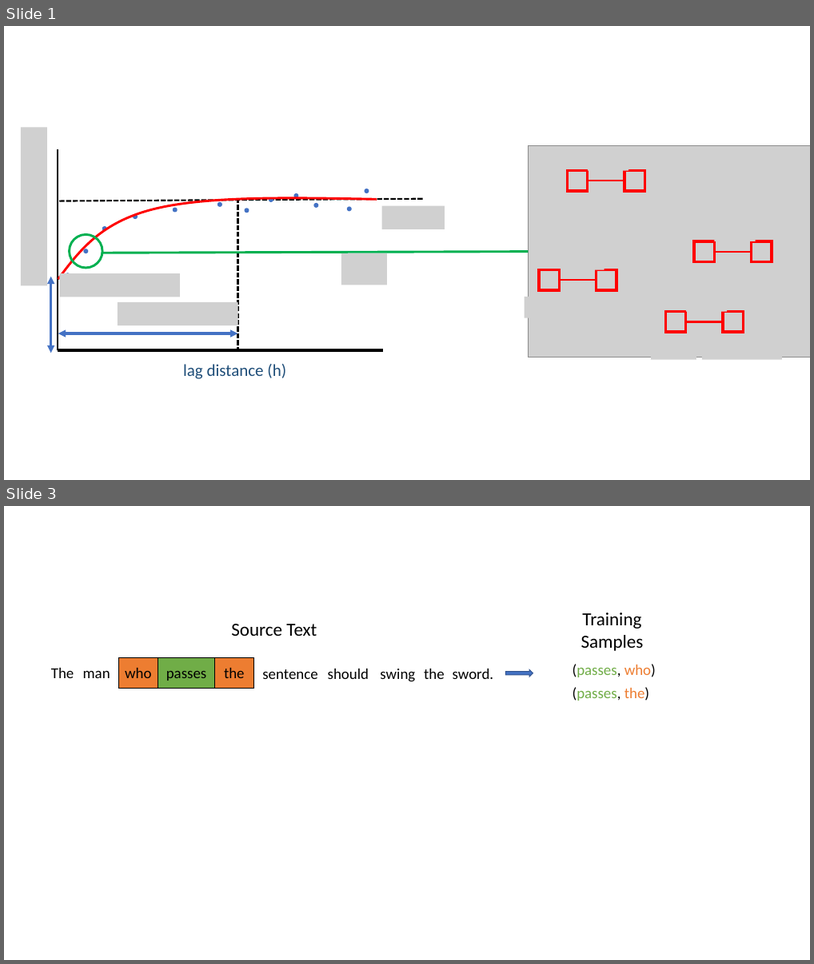
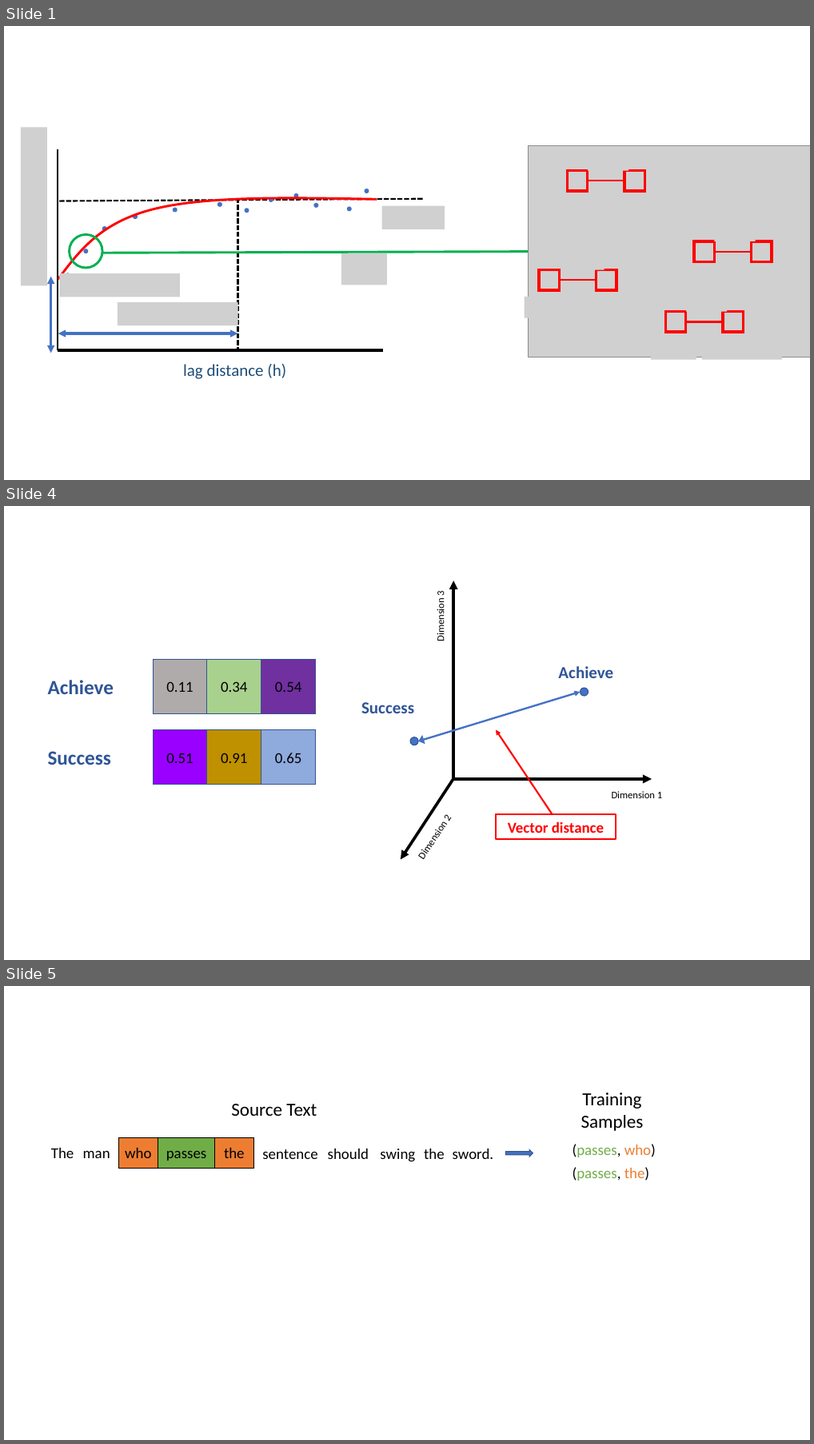
Before and after one commit to aegis4048/aegis4048.github.io-source, a slide deck: content/downloads/notebooks/spatial.pptx. Shown one above the other, each under a label of ours: slides 1 and 3 before the commit, slides 1, 4 and 5 after it; the slides between them are not shown. The pictures are 814x964 and 814x1444 pixels, drawn with LibreOffice and Linux fonts; fonts in the diff are those of the drawing; grey boxes stand for pictures. Boxes give left, top, right and bottom in pixels: in the first picture for what was removed or moved away, otherwise in the second. Text is boxed around its words. In the diff, an @@ line names an element or a change of style, - is before the commit and + after.

```diff
--- a/content/downloads/notebooks/spatial.pptx
+++ b/content/downloads/notebooks/spatial.pptx
@@ slide 4 added at (4,506,810,960), background #FFFFFF @@
@@ group added at (362,580,662,860): 5 texts, 3 arrows, 2 ellipses, 1 double arrow @@
+Dimension 1
+Dimension 3
+Dimension 2
+Achieve
+Success
@@ arrow added from (553, 815) to (497, 730), #FF0000 2 pt @@
@@ group added at (48,659,316,784): 6 rectangles, 2 texts @@
+0.51
+0.91
+0.65
+0.11
+0.34
+0.54
+Achieve
+Success
@@ rectangle added at (497,815,616,839), outline #FF0000 2 pt, 18 pt, text #FF0000, bold @@
+Vector distance
@@ what was slide 3 is now slide 5 @@
```
Also in this commit, not shown: 1 slide changed, 2 other slides added, 1 slide removed, 7 other files.
